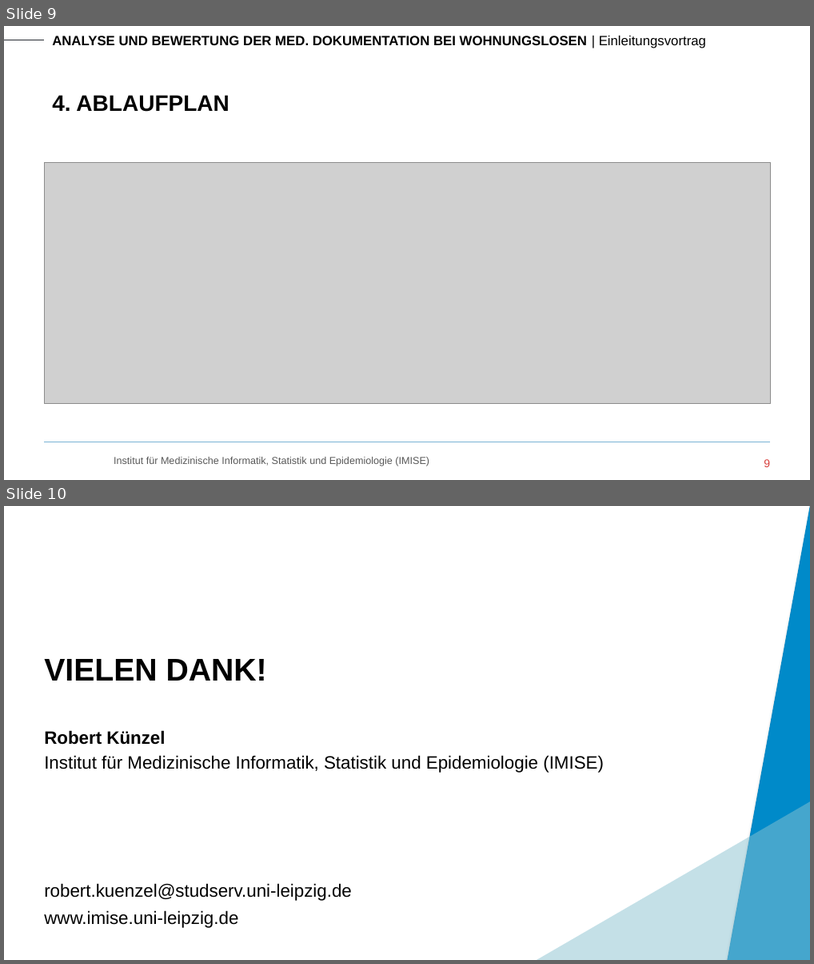
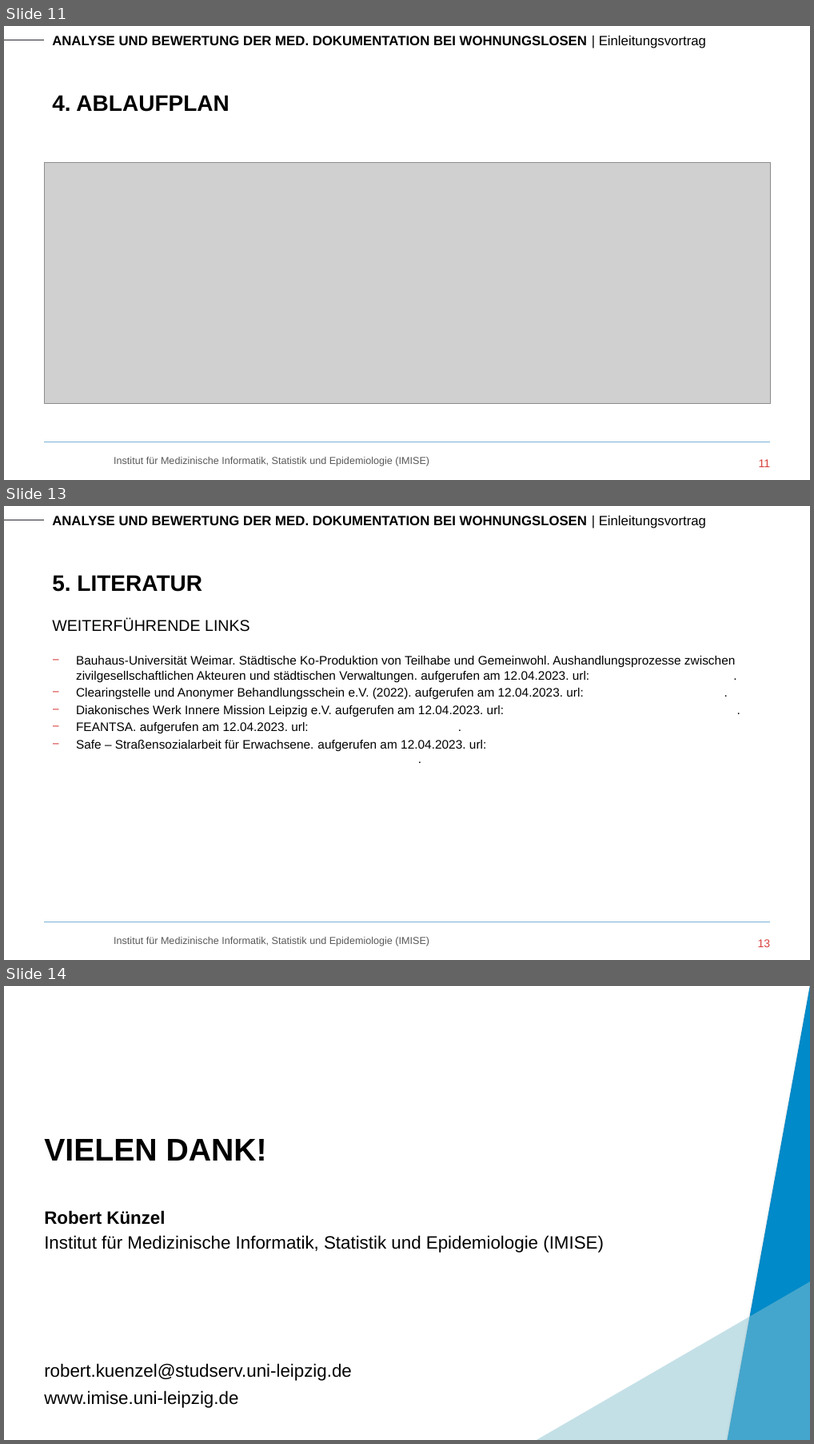
Before and after one commit to RoKuen/masterthesis, a slide deck: Presentations/1_presentation.pptx. Shown one above the other, each under a label of ours: slides 9 and 10 before the commit, slides 11, 13 and 14 after it; the slides between them are not shown. The pictures are 814x964 and 814x1444 pixels, drawn with LibreOffice and Linux fonts; fonts in the diff are those of the drawing; grey boxes stand for pictures; background and template pictures are left out. Boxes give left, top, right and bottom in pixels: in the first picture for what was removed or moved away, otherwise in the second. Text is boxed around its words. In the diff, an @@ line names an element or a change of style, - is before the commit and + after.

```diff
--- a/Presentations/1_presentation.pptx
+++ b/Presentations/1_presentation.pptx
@@ slide 13 added at (4, 506, 810, 960), background #FFFFFF; not listed: 4 template elements that a slide beside it also shows @@
@@ title added at (52, 575, 202, 592), 20 pt, text #000000, bold @@
+5. LITERATUR
@@ text added at (52, 619, 250, 632), 14 pt, text #000000 @@
+WEITERFÜHRENDE LINKS
@@ text added at (76, 656, 740, 763), 11 pt, text #000000 @@
+− Bauhaus-Universität Weimar. Städtische Ko-Produktion von Teilhabe und Gemeinwohl. Aushandlungsprozesse zwischen zivilgesellschaftlichen Akteuren und städtischen Verwaltungen. aufgerufen am 12.04.2023. url: https://www.koopwohl.de/.
+− Clearingstelle und Anonymer Behandlungsschein e.V. (2022). aufgerufen am 12.04.2023. url: https://cab-leipzig.de/wp/.
+− Diakonisches Werk Innere Mission Leipzig e.V. aufgerufen am 12.04.2023. url: https://www.diakonie-leipzig.de/index.html.
+− FEANTSA. aufgerufen am 12.04.2023. url: https://www.feantsa.org/en.
+− Safe – Straßensozialarbeit für Erwachsene. aufgerufen am 12.04.2023. url: https://www.suchtzentrum.de/unsere-angebote/streetwork/safe.
@@ page number added at (758, 939, 771, 947), 10 pt, text #D8413E @@
+13
@@ what was slide 9 is now slide 11 @@
@@ page number at (759, 459, 770, 467): text changed @@
-9
+11
@@ what was slide 10 is now slide 14 @@
```
Also in this commit, not shown: 7 slides changed, 3 other slides added.
